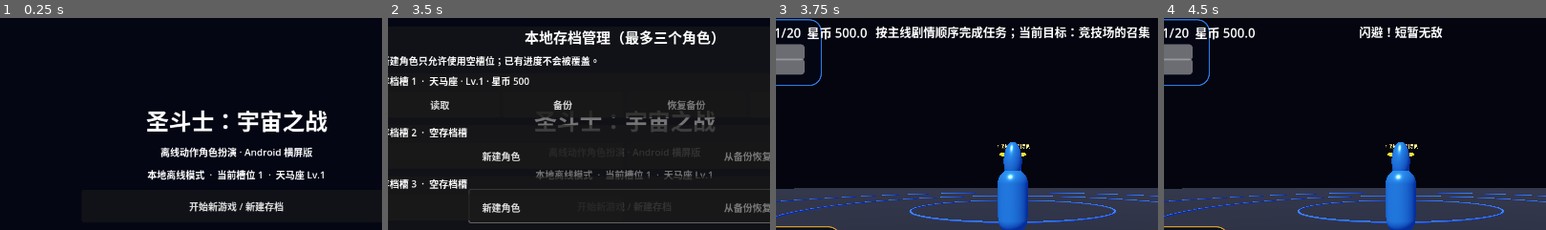
Above: before the commit, frames 1-4 (left to right).
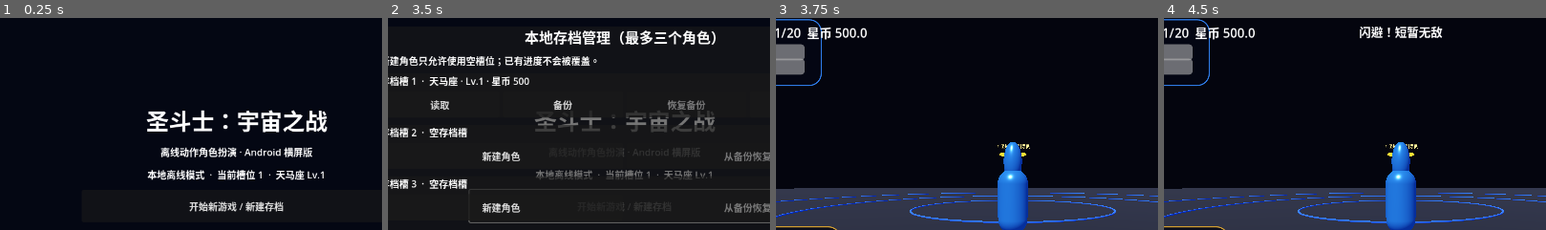
Above: after the commit, the same moments.

Repository: Qazwesrd/Saint-Seiya-Universe-War
Game: Godot game, scene res://scenes/main_menu.tscn
The game is run twice, just before and just after one commit, with the same random seed, the same clock (stepped at 60 frames per second) and the same inputs.
Inputs:
- Up to frame 1 (0.25 s): no input
- Up to frame 2 (3.5 s): click "开始新游戏 / 新建存档" at 0.5 s; click "开始新游戏 / 新建存档" at 1.25 s; click "继续游戏 / 存档管理" at 2 s; click "游戏设置" at 2.75 s
- Up to frame 3 (3.75 s): click "读取" at 3.5 s
- Up to frame 4 (4.5 s): click "闪避" at 4.25 s
The pictures show only the part of the screen within x 19-69%, y 1-51%; the shares and areas given below are measured in that part.

Frames 1-2 are identical in both runs. In frame 3, 2.6% of the frame differs, in the area x 26-98%, y 3-10%; in frame 4, nothing differs.
Error after the commit: Parse Error: Could not resolve class "CampaignDatabase", because of a parser error. (res://scripts/campaign_manager.gd:17)

Commit message:
Complete Hades Heaven and original final story arcs

Diff:
--- a/game/scripts/campaign_database.gd
+++ b/game/scripts/campaign_database.gd
@@ -73,33 +73,48 @@
         ]
     },
     {
+        {
         "id": "hades",
         "name": "冥王篇",
-        "order": 4,
-        "description": "深入冥界区域，面对冥斗士与冥界首领。",
+        "order": 5,
+        "description": "海皇篇之后，圣斗士深入冥界，突破冥斗士与冥界三巨头防线，穿越八狱并前往极乐净土，迎战冥王。",
         "missions": [
-            {"id":"ha_001","name":"冥界入口","type":"main","level":35,"description":"寻找冥界通路并突破守卫。","objectives":[{"id":"clear_underworld_gate","text":"清理冥界入口守卫","target":4}],"rewards":{"exp":1800,"coins":1300}},
-            {"id":"ha_002","name":"冥界决战","type":"boss","level":42,"description":"在多阶段战斗中击败冥界首领。","objectives":[{"id":"defeat_underworld_boss","text":"击败冥界首领","target":1}],"rewards":{"exp":2600,"coins":1900}}
+            {"id":"ha_001","name":"冥界异动","type":"main","level":50,"description":"海界危机结束后，冥界力量再度侵入大地；调查通往冥界的入口与结界。","story_beat":"确认冥界势力正在集结，寻找进入冥界的道路。","objectives":[{"id":"find_underworld_route","text":"调查冥界入口与结界","target":1}],"rewards":{"exp":5200,"coins":3800}},
+            {"id":"ha_002","name":"冥界入口：冥斗士先锋","type":"story_battle","level":52,"description":"突破冥界入口的冥斗士先锋与亡魂守卫，阻止敌军封锁通道。","encounter":{"waves":[{"spawns":[{"archetype_id":"hades_specter","count":5},{"archetype_id":"hades_wraith","count":2}]}]},"objectives":[{"id":"clear_specter_vanguard","text":"击退冥斗士先锋","target":7}],"rewards":{"exp":6000,"coins":4300}},
+            {"id":"ha_003","name":"冥界三巨头","type":"boss","level":56,"description":"依次挑战天雄星艾亚哥斯、天猛星拉达曼迪斯与天贵星米诺斯，突破冥界审判官防线。","encounter":{"waves":[{"spawns":[{"archetype_id":"judge_griffin","count":1,"boss":true}]},{"spawns":[{"archetype_id":"judge_garuda","count":1,"boss":true}]},{"spawns":[{"archetype_id":"judge_wyvern","count":1,"boss":true}]}]},"objectives":[{"id":"defeat_three_judges","text":"击败冥界三巨头","target":3}],"rewards":{"exp":7200,"coins":5200}},
+            {"id":"ha_004","name":"八狱试炼：冰地狱","type":"story_battle","level":59,"description":"穿越冥界冰狱，击退守卫并承受持续寒冷与范围攻击。","encounter":{"waves":[{"spawns":[{"archetype_id":"cocytus_guard","count":4},{"archetype_id":"wailing_wall_guard","count":1}]}]},"objectives":[{"id":"cross_cocytus","text":"突破冰狱守卫","target":5}],"rewards":{"exp":7600,"coins":5500}},
+            {"id":"ha_005","name":"叹息之墙","type":"story","level":62,"description":"集结力量开启通往极乐净土的道路，完成叹息之墙前的剧情试炼。","story_beat":"冥界最深处的屏障成为通往最终战场的最后阻碍。","objectives":[{"id":"open_wailing_wall","text":"完成叹息之墙的开启仪式","target":1}],"rewards":{"exp":8200,"coins":6000}},
+            {"id":"ha_006","name":"极乐净土：双神守门","type":"boss","level":66,"description":"先后面对睡神修普诺斯与死神达纳托斯，破解睡眠封锁与死亡压迫。","encounter":{"waves":[{"spawns":[{"archetype_id":"hypnos_guardian","count":1,"boss":true}]},{"spawns":[{"archetype_id":"thanatos_reaper","count":1,"boss":true}]}]},"objectives":[{"id":"defeat_twin_gods","text":"击败睡神与死神","target":2}],"rewards":{"exp":9200,"coins":6800}},
+            {"id":"ha_007","name":"冥王哈迪斯","type":"final_boss","level":70,"description":"在极乐净土迎战冥王哈迪斯，阻止冥界力量吞噬现世。","encounter":{"waves":[{"spawns":[{"archetype_id":"hades_emperor","count":1,"boss":true}]}]},"objectives":[{"id":"defeat_hades_emperor","text":"击败冥王哈迪斯","target":1}],"rewards":{"exp":12000,"coins":9000}}
         ]
     },
     {
         "id": "heaven",
         "name": "天界篇",
-        "order": 5,
-        "description": "进入天界领域，挑战更高阶的试炼。",
+        "order": 6,
+        "description": "冥王篇之后，圣斗士踏入天界，面对天界守军、神域试炼与更高层次的神明力量。",
         "missions": [
-            {"id":"he_001","name":"天界之门","type":"main","level":55,"description":"寻找开启天界之门的方法。","objectives":[{"id":"activate_heaven_gate","text":"激活天界装置","target":3}],"rewards":{"exp":3500,"coins":2500}},
-            {"id":"he_002","name":"神域试炼","type":"boss","level":62,"description":"完成神域首领战，掌握高强度战斗节奏。","objectives":[{"id":"defeat_divine_trial","text":"完成神域试炼","target":1}],"rewards":{"exp":4800,"coins":3400}}
+            {"id":"he_001","name":"天界之门","type":"main","level":72,"description":"寻找开启天界之门的方法，收集三处神域印记并稳定通道。","objectives":[{"id":"activate_heaven_gate","text":"激活三处天界印记","target":3}],"rewards":{"exp":9000,"coins":6500}},
+            {"id":"he_002","name":"天界守门者","type":"boss","level":74,"description":"挑战守卫天界入口的神将，破解其光翼突袭与圣光屏障。","encounter":{"waves":[{"spawns":[{"archetype_id":"heaven_gatekeeper","count":1,"boss":true}]}]},"objectives":[{"id":"defeat_heaven_gatekeeper","text":"击败天界守门者","target":1}],"rewards":{"exp":9800,"coins":7200}},
+            {"id":"he_003","name":"光翼军团","type":"story_battle","level":76,"description":"突破天界光翼军团的封锁，躲避多方向远程圣光攻击。","encounter":{"waves":[{"spawns":[{"archetype_id":"heavenly_angel","count":4}]}]},"objectives":[{"id":"clear_heavenly_angel","text":"击退光翼军团","target":4}],"rewards":{"exp":10200,"coins":7500}},
+            {"id":"he_004","name":"神域审判者","type":"boss","level":78,"description":"面对天界审判者的多阶段神域压制，抓住蓄力后的反击窗口。","encounter":{"waves":[{"spawns":[{"archetype_id":"heavenly_warden","count":1,"boss":true}]}]},"objectives":[{"id":"defeat_heavenly_warden","text":"击败神域审判者","target":1}],"rewards":{"exp":10800,"coins":7900}},
+            {"id":"he_005","name":"神明试炼","type":"boss","level":80,"description":"在天界试炼场承受神力投射、领域压制与终结攻击。","encounter":{"waves":[{"spawns":[{"archetype_id":"celestial_trial","count":1,"boss":true}]}]},"objectives":[{"id":"complete_celestial_trial","text":"完成神明试炼","target":1}],"rewards":{"exp":11400,"coins":8300}},
+            {"id":"he_006","name":"太阳神的裁断","type":"boss","level":82,"description":"面对天界太阳神力的试炼，破解持续灼烧与大范围光束攻击。","encounter":{"waves":[{"spawns":[{"archetype_id":"apollo_trial","count":1,"boss":true}]}]},"objectives":[{"id":"defeat_apollo_trial","text":"通过太阳神试炼","target":1}],"rewards":{"exp":12200,"coins":9000}},
+            {"id":"he_007","name":"天界终极神威","type":"final_boss","level":85,"description":"迎战天界最终守护者，完成天界篇的最终战斗并为原创终章揭开道路。","encounter":{"waves":[{"spawns":[{"archetype_id":"zeus_trial","count":1,"boss":true}]}]},"objectives":[{"id":"defeat_zeus_trial","text":"击败天界终极守护者","target":1}],"rewards":{"exp":14000,"coins":10500}}
         ]
     },
     {
         "id": "original_final",
         "name": "原创终极篇",
-        "order": 6,
-        "description": "围绕九大职业的命运展开原创终局故事。",
+        "order": 7,
+        "description": "完全原创的终局篇章：九大基础职业与神明、天斗士的力量共同面对宇宙裂隙与原初虚空。",
         "missions": [
-            {"id":"of_001","name":"九星共鸣","type":"class","level":75,"description":"完成当前职业的专属试炼，唤醒九星共鸣。","objectives":[{"id":"complete_class_trial","text":"完成职业专属试炼","target":1}],"rewards":{"exp":6000,"coins":4200}},
-            {"id":"of_002","name":"宇宙之战","type":"final_boss","level":85,"description":"迎战原创终极敌人，完成最终挑战。","objectives":[{"id":"defeat_final_boss","text":"击败终极敌人","target":1}],"rewards":{"exp":10000,"coins":8000}}
+            {"id":"of_001","name":"九星共鸣","type":"class","level":86,"description":"完成当前职业的专属试炼，唤醒九星共鸣并解锁终章战斗强化。","objectives":[{"id":"complete_class_trial","text":"完成职业专属试炼","target":1}],"rewards":{"exp":9000,"coins":6500}},
+            {"id":"of_002","name":"宇宙裂隙守卫","type":"boss","level":88,"description":"封锁撕裂时空的宇宙裂隙，击败守卫并稳定裂隙核心。","encounter":{"waves":[{"spawns":[{"archetype_id":"cosmos_warden","count":1,"boss":true}]}]},"objectives":[{"id":"defeat_cosmos_warden","text":"击败裂隙守卫","target":1}],"rewards":{"exp":10500,"coins":7800}},
+            {"id":"of_003","name":"神明回响","type":"story_battle","level":90,"description":"迎战被裂隙扭曲的神明回响，阻止其力量侵蚀现实。","encounter":{"waves":[{"spawns":[{"archetype_id":"divine_echo","count":3}]}]},"objectives":[{"id":"clear_divine_echo","text":"净化神明回响","target":3}],"rewards":{"exp":11200,"coins":8400}},
+            {"id":"of_004","name":"原初虚空","type":"boss","level":93,"description":"进入原初虚空，击破吞噬小宇宙的核心意志。","encounter":{"waves":[{"spawns":[{"archetype_id":"primordial_void","count":1,"boss":true}]}]},"objectives":[{"id":"defeat_primordial_void","text":"击败原初虚空意志","target":1}],"rewards":{"exp":12800,"coins":9600}},
+            {"id":"of_005","name":"宇宙之战","type":"final_boss","level":95,"description":"迎战原创终极敌人宇宙裁决者，完成全篇最终挑战。","encounter":{"waves":[{"spawns":[{"archetype_id":"universe_arbiter","count":1,"boss":true}]}]},"objectives":[{"id":"defeat_final_boss","text":"击败宇宙裁决者","target":1}],"rewards":{"exp":18000,"coins":14000}},
+            {"id":"of_006","name":"星辰归位","type":"story","level":95,"description":"终局战后稳定宇宙秩序，完成最后的剧情交接与角色结局。","objectives":[{"id":"restore_cosmic_order","text":"完成星辰归位仪式","target":1}],"rewards":{"exp":5000,"coins":5000}}
         ]
     }
 ]
